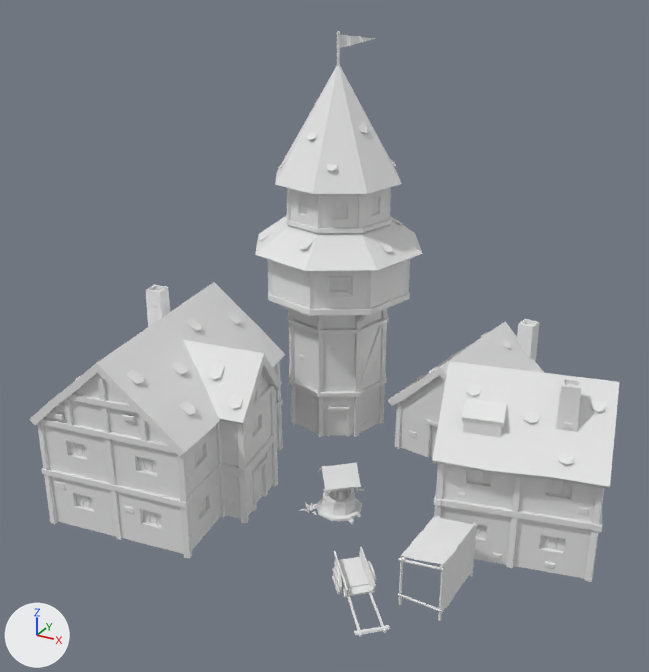
An edit to the glTF model server/assets/models/buildings/city.glb, drawn before and after from the same camera.
The view is the same before and after, from a 50 mm lens placed at (0.901, -1.888, 1.386), pointed at (-0.089, -0.087, 0.486). The lights are fixed; the arrows at lower left show +X, +Y and +Z. The picture after the commit comes second. Where no turn or scale is listed for an object, it has been applied to the vertices. Vertices at exactly the same position are counted once.

Objects in the first picture: 'carriage_1277.001', 'carriage_1277.002', 'grass-clumb_1498.001', 'house-medieval-big_1318.001', 'house-medieval-big_1318.001_selection', 'house-medieval-medium_1320.001', 'house-medieval-medium_1320.001_selection', 'house-medieval-small_1321.001', 'house-medieval-small_1321.001_selection', 'marketplace-stand_simple_1294.001', 'tower-medieval-big_1328.001', 'tower-medieval-big_1328.001_selection', 'well_1295.001'.
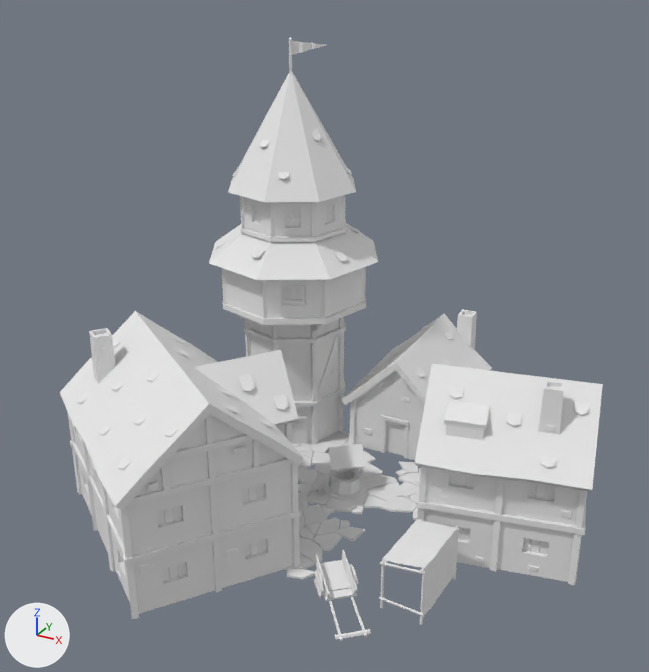
ob_house_big is not drawn itself; it is the parent of ob_house_medieval_big_1318_001, ob_house_medieval_big_1318_001_selection.
ob_house_small is not drawn itself; it is the parent of ob_house_medieval_small_1321_001, ob_house_medieval_small_1321_001_selection.

Where the change shows, as pixel boxes (x1, y1, x2, y2) in the pictures (649 x 672 px):
'house-medieval-big_1318.001', moved, turned: before (30, 282, 285, 558); after (60, 311, 304, 619)
'tower-medieval-big_1328.001', moved: before (255, 31, 423, 437); after (209, 37, 378, 445)
'house-medieval-medium_1320.001', moved: before (432, 361, 620, 582); after (415, 364, 603, 585)
'house-medieval-big_1318.001_selection', moved, turned: before (43, 365, 278, 554); after (72, 415, 292, 614)
'house-medieval-medium_1320.001_selection', moved: before (441, 422, 597, 579); after (424, 424, 580, 582)
'house-medieval-small_1321.001', moved, turned: before (388, 319, 544, 457); after (341, 310, 491, 459)
'tower-medieval-big_1328.001_selection', reshaped, moved: before (290, 188, 387, 392); after (289, 41, 326, 55)
'tower-medieval-big_1328.001_selection.001', added: after (244, 196, 342, 401)
'marketplace-stand_simple_1294.001', reshaped, moved: before (397, 516, 477, 621); after (379, 519, 460, 625)
'house-medieval-small_1321.001_selection', moved, turned: before (400, 375, 445, 456); after (355, 370, 424, 460)
'well_1295.001', moved: before (316, 463, 364, 521); after (322, 444, 369, 499)
'ground-cracked_sand_5678.005', added: after (297, 451, 402, 517)
'carriage_1277.001', moved: before (334, 547, 390, 637); after (315, 550, 370, 641)
'ground-cracked_sand_3678.003', added: after (285, 492, 365, 579)
'marketplace-stand_simple_1294.001_selection', added: after (382, 520, 458, 617)
'ground-cracked_sand_4678.004', added: after (379, 461, 420, 520)
'ground-cracked_sand_5678.001', added: after (292, 431, 350, 469)
'carriage_1277.002', moved: before (332, 561, 376, 594); after (314, 564, 358, 598)
'grass-clumb_1498.001', moved: before (301, 502, 317, 515); after (306, 482, 325, 494)
part 1 of me_mesh_5_001, deleted: before (400, 517, 476, 612)
part 2 of me_mesh_11_001, deleted: before (294, 310, 382, 392)
part 3 of me_mesh_11_001, deleted: before (290, 188, 387, 228)
part 4 of me_mesh_11_001, added: after (289, 41, 326, 55)

What changed in the scene script:
```text
Change me_mesh_5_001:
    remove me_mesh_5_001.from_pydata(...)  # 175 vertices, 278 faces; spans x -0.057..0.06, y -0.098..0.098, z -0.001..0.149
    add me_mesh_5_001.from_pydata(...)  # 161 vertices, 218 faces; spans x -0.056..0.06, y -0.098..0.098, z -0.001..0.149
    me_mesh_5_001 part 1
    14 vertices are removed from x -0.057..0.06, y -0.088..0.088, z 0.011..0.149
    60 faces are deleted
Change me_mesh_11_001:
    remove me_mesh_11_001.from_pydata(...)  # 258 vertices, 348 faces; spans x -0.151..0.151, y -0.151..0.151, z 0.116..0.883
    add me_mesh_11_001.from_pydata(...)  # 23 vertices, 21 faces; spans x -0.004..0.084, y -0.007..0.051, z 1.23..1.265
    me_mesh_11_001 part 2: 178 vertices removed from x -0.145..0.146, y -0.146..0.145, z 0.116..0.557
    me_mesh_11_001 part 3: 80 vertices removed from x -0.151..0.151, y -0.151..0.151, z 0.758..0.883
    me_mesh_11_001 part 4: 23 vertices added at x -0.004..0.084, y -0.007..0.051, z 1.23..1.265
Change ob_house_medieval_medium_1320_001:
    ob_house_medieval_medium_1320_001.location: (0.406, 0.031, 0.0) -> (0.375, 0.0, 0.0)
Change ob_house_medieval_medium_1320_001_selection:
    ob_house_medieval_medium_1320_001_selection.location: (0.406, 0.031, 0.0) -> (0.375, 0.0, 0.0)
Change ob_grass_clumb_1498_001:
    ob_grass_clumb_1498_001.location: (-0.094, -0.156, 0.0) -> (-0.125, -0.062, 0.0)
Change ob_well_1295_001:
    ob_well_1295_001.location: (-0.031, -0.094, -0.006) -> (-0.062, 0.0, -0.006)
Change ob_marketplace_stand_simple_1294_001:
    ob_marketplace_stand_simple_1294_001.location: (0.312, -0.281, 0.0) -> (0.281, -0.312, 0.0)
Change ob_carriage_1277_001:
    ob_carriage_1277_001.location: (0.145, -0.37, 0.031) -> (0.114, -0.402, 0.031)
Change ob_carriage_1277_002:
    ob_carriage_1277_002.location: (0.145, -0.37, 0.031) -> (0.114, -0.402, 0.031)
Change ob_house_big:
    add ob_house_big.parent = ob_city
    ob_house_big.location: (-0.452, -0.203, 0.212) -> (-0.327, -0.359, 0.212)
    ob_house_big.rotation_euler: (0.0, 0.0, 0.436) -> (0.0, 0.0, 1.265)  # degrees (0, 0, 25) -> degrees (0, 0, 72)
Change ob_tower_medieval_big_1328_001:
    ob_tower_medieval_big_1328_001.location: (-0.281, 0.344, -0.106) -> (-0.375, 0.25, -0.119)
Change ob_tower_medieval_big_1328_001_selection:
    ob_tower_medieval_big_1328_001_selection.location: (-0.281, 0.344, -0.106) -> (-0.375, 0.25, -0.119)
Change ob_house_small:
    ob_house_small.location: (0.125, 0.438, 0.0) -> (-0.0304, 0.39, 0.127)
    ob_house_small.rotation_euler: (0.0, 0.0, -0.742) -> (0.0, 0.0, -0.567)  # degrees (0, 0, -43) -> degrees (0, 0, -32)
Change ob_house_medieval_small_1321_001:
    ob_house_medieval_small_1321_001.location: (0.0, 0.0, 0.0) -> (0.00743, -0.0132, -0.127)
Change ob_house_medieval_small_1321_001_selection:
    ob_house_medieval_small_1321_001_selection.location: (0.0, 0.0, 0.0) -> (0.00743, -0.0132, -0.127)
Add ob_city:
    ob_city = bpy.data.objects.new('city', None)
    ob_city.location = (0.0, 0.0312, 0.0)
Add ob_tower_medieval_big_1328_001_selection_001:
    ob_tower_medieval_big_1328_001_selection_001 = bpy.data.objects.new('tower-medieval-big_1328.001_selection.001', me_mesh_11_001.copy())  # the mesh of ob_tower_medieval_big_1328_001_selection
    ob_tower_medieval_big_1328_001_selection_001.location = (-0.375, 0.25, -0.119)
Add ob_marketplace_stand_simple_1294_001_selection:
    ob_marketplace_stand_simple_1294_001_selection = bpy.data.objects.new('marketplace-stand_simple_1294.001_selection', me_mesh_6_001_1)  # 70 vertices, 60 faces; spans x -0.057..0.06, y -0.088..0.088, z 0.011..0.149; in mat_playercolor (white #e7e7e7)
    ob_marketplace_stand_simple_1294_001_selection.location = (0.281, -0.312, 0.0)
Add ob_ground_cracked_sand_5678_005:
    ob_ground_cracked_sand_5678_005 = bpy.data.objects.new('ground-cracked_sand_5678.005', me_mesh_15_001)  # 201 vertices, 326 faces; spans x -0.185..0.15, y -0.169..0.178, z -0.003..0.003; in mat_playercolor (white #e7e7e7)
    ob_ground_cracked_sand_5678_005.location = (-0.072, 0.017, 0.0)
Add ob_ground_cracked_sand_5678_001:
    ob_ground_cracked_sand_5678_001 = bpy.data.objects.new('ground-cracked_sand_5678.001', me_mesh_16)  # 219 vertices, 354 faces; spans x -0.386..-0.019, y -0.035..0.316, z 0.009..0.015; in mat_playercolor (white #e7e7e7)
    ob_ground_cracked_sand_5678_001.location = (-0.062, 0.0, -0.013)
Add ob_ground_cracked_sand_4678_004:
    ob_ground_cracked_sand_4678_004 = bpy.data.objects.new('ground-cracked_sand_4678.004', me_mesh_14_001)  # 219 vertices, 354 faces; spans x 0.068..0.372, y -0.05..0.273, z 0.009..0.015; in mat_playercolor (white #e7e7e7)
    ob_ground_cracked_sand_4678_004.location = (-0.062, 0.0, -0.013)
Add ob_ground_cracked_sand_3678_003:
    ob_ground_cracked_sand_3678_003 = bpy.data.objects.new('ground-cracked_sand_3678.003', me_mesh_13_001_1)  # 219 vertices, 354 faces; spans x -0.176..0.129, y -0.407..-0.076, z 0.009..0.015; in mat_playercolor (white #e7e7e7)
    ob_ground_cracked_sand_3678_003.location = (-0.062, 0.0, -0.013)
```
